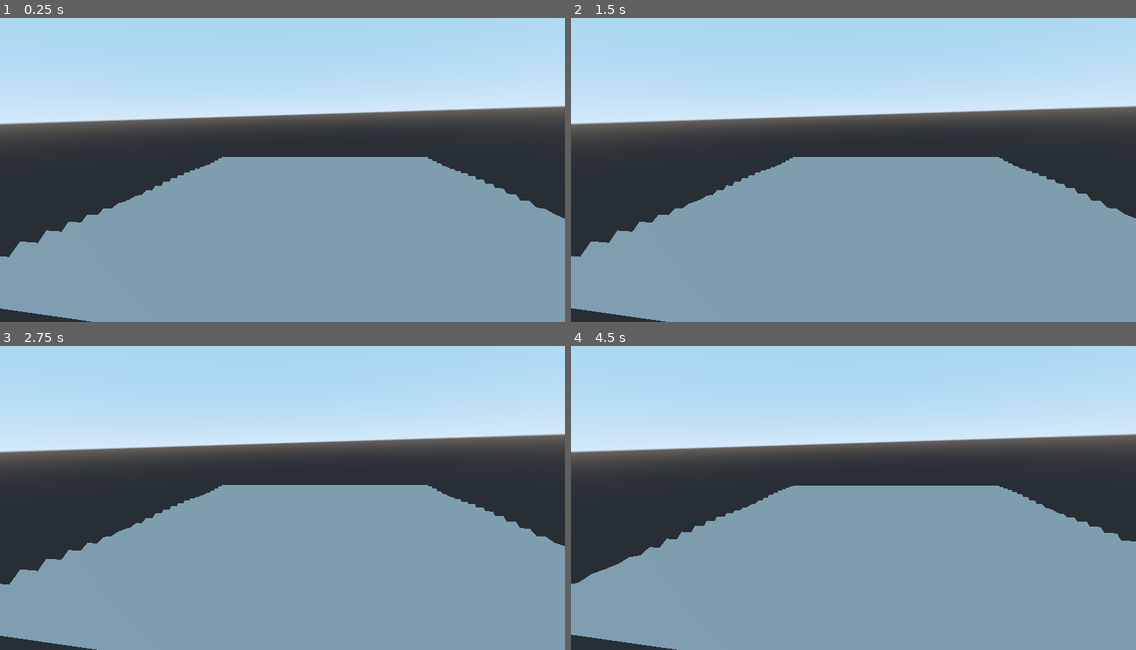
Above: before the commit, frames 1-4 (two rows, left to right).
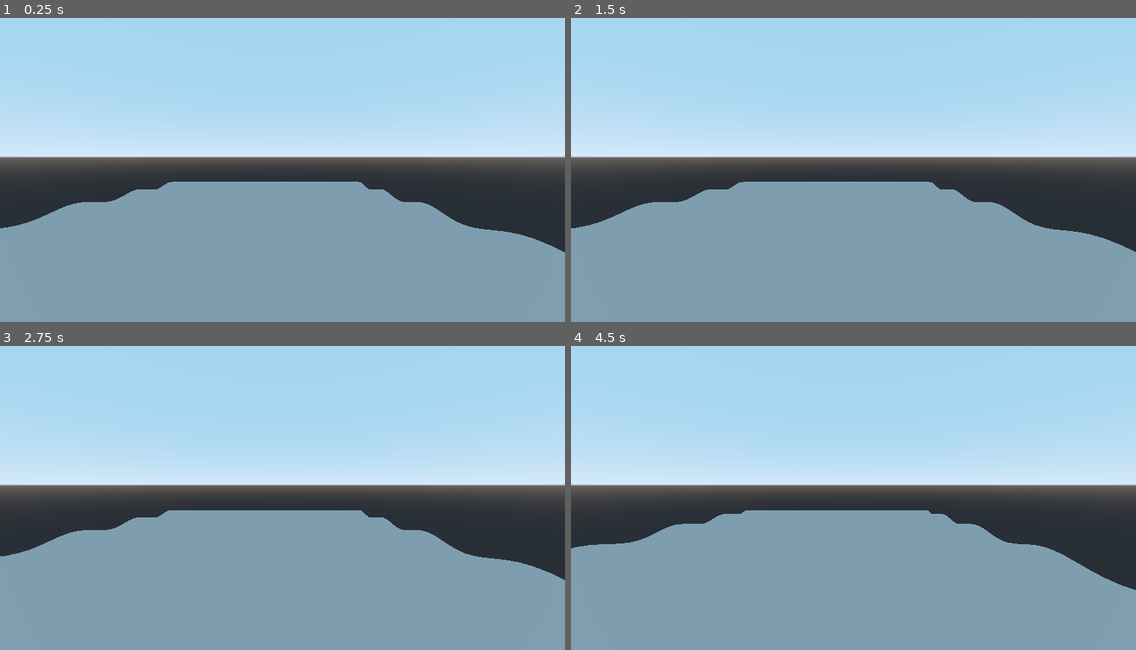
Above: after the commit, the same moments.

Repository: aaoeclipse/OSim
Game: Godot game, scene res://Sea.tscn
The game is run twice, just before and just after one commit, with the same random seed, the same clock (stepped at 60 frames per second) and the same inputs.
Inputs:
- Up to frame 1 (0.25 s): no input
- Up to frame 2 (1.5 s): no input
- Up to frame 3 (2.75 s): no input
- Up to frame 4 (4.5 s): no input

The runs differ from the first frame. In frame 1, 30% of the frame differs, in the area x 0-100%, y 23-100%; in frame 2, 30%; in frame 3, 30%; in frame 4, 31%.

Commit message:
fix: better looking sea

Diff:
--- a/MeshInstance.gd
+++ b/MeshInstance.gd
@@ -2,6 +2,8 @@
 
 var arr = []
 
+var wave_speed = 5
+var wave_size = 100
 
 var uvs = PoolVector2Array()
 var normals = PoolVector3Array()
@@ -36,7 +38,7 @@
 
     # add sine fnuciton to points
     for n in range(pow(size, 2)):
-        points.append(sq_points[n] + Vector3(0, sin( anicount*10 + int(n % size) * 3 ) * 0.5, 0))
+        points.append(sq_points[n] + Vector3(0, sin( anicount*wave_speed + int(n % size) * wave_size ) * 0.5, 0))
 
     waves(points)
 
--- a/Sea.tscn
+++ b/Sea.tscn
@@ -6,9 +6,10 @@
 
 [node name="Spatial" type="Spatial"]
 
+[node name="Camera" type="Camera" parent="."]
+transform = Transform( -1, 0, -8.74228e-08, 0, 1, 0, 8.74228e-08, 0, -1, 20, 7, -5 )
+fov = 78.9416
+
 [node name="MeshInstance" type="MeshInstance" parent="."]
 mesh = SubResource( 1 )
 script = ExtResource( 1 )
-
-[node name="Camera" type="Camera" parent="."]
-transform = Transform( -0.984808, 1.83435e-09, -0.173648, -0.0308728, 0.984069, 0.175088, 0.170882, 0.177789, -0.969118, 22.8669, 10.6618, -8.74045 )
